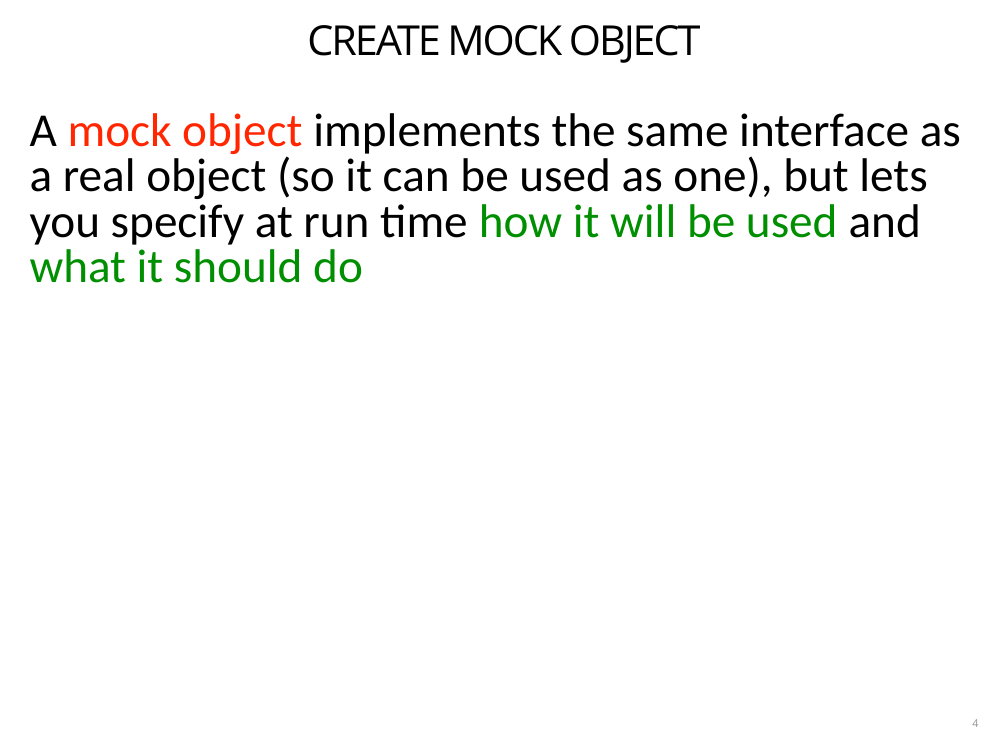
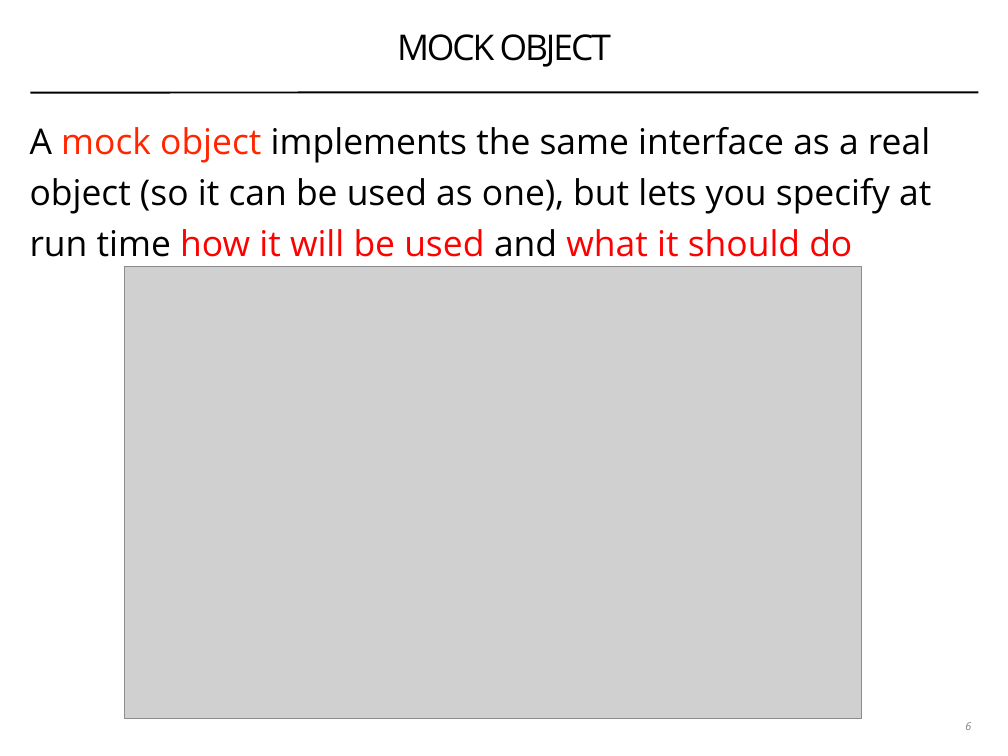
Before and after one commit to coney/cpp-unit-testing, a slide deck: slide 6 of .slides/02-stubs-and-mocks.pptx (slide 4 before the commit). Drawn at 1008x756 pixels with LibreOffice and Linux fonts; fonts in the diff are those of the drawing; grey boxes stand for pictures. Boxes give left, top, right and bottom in pixels: in the first picture for what was removed or moved away, otherwise in the second. Text is boxed around its words. In the diff, an @@ line names an element or a change of style, - is before the commit and + after.

```diff
--- a/.slides/02-stubs-and-mocks.pptx
+++ b/.slides/02-stubs-and-mocks.pptx
@@ title at (397, 34, 611, 67): text changed; size 42 to 36 pt @@
-CREATE MOCK OBJECT
+MOCK OBJECT
@@ text "A mock object implements the ..." at (30, 127, 931, 257): size 48 to 36 pt, font Calibri to Open Sans; text colour #008F00 to #FF0000 in "how it will be used what it ..."; indent changed; line spacing 0.8 to 1.2 @@
@@ line added from (30, 93) to (979, 92), #000000 2 pt @@
@@ picture added at (125, 267, 861, 719) @@
@@ page number at (965, 722, 971, 730): text changed; text colour #929396 to #808184; italic on @@
-4
+6
```
Also in this commit, not shown: 5 other slides changed, 11 slides added, 4 slides removed.
